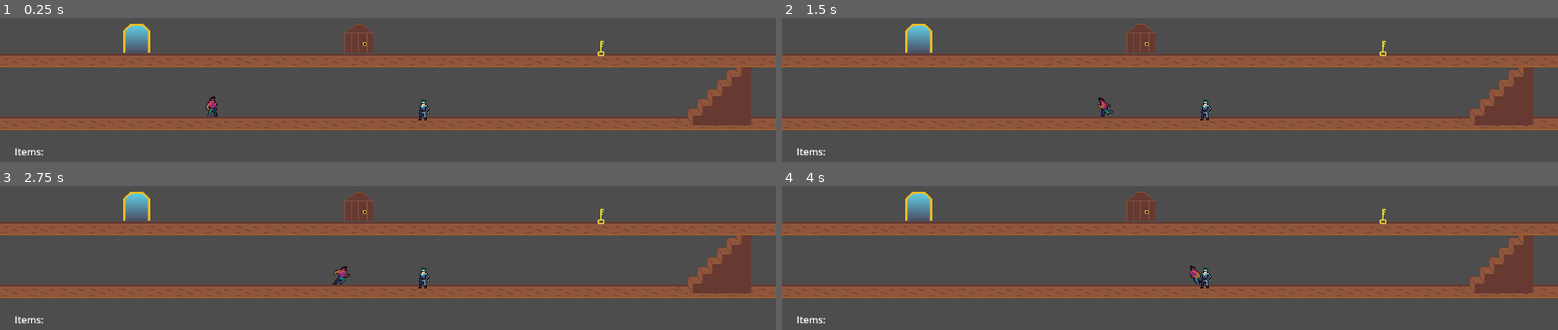
Above: before the commit, frames 1-4 (two rows, left to right).
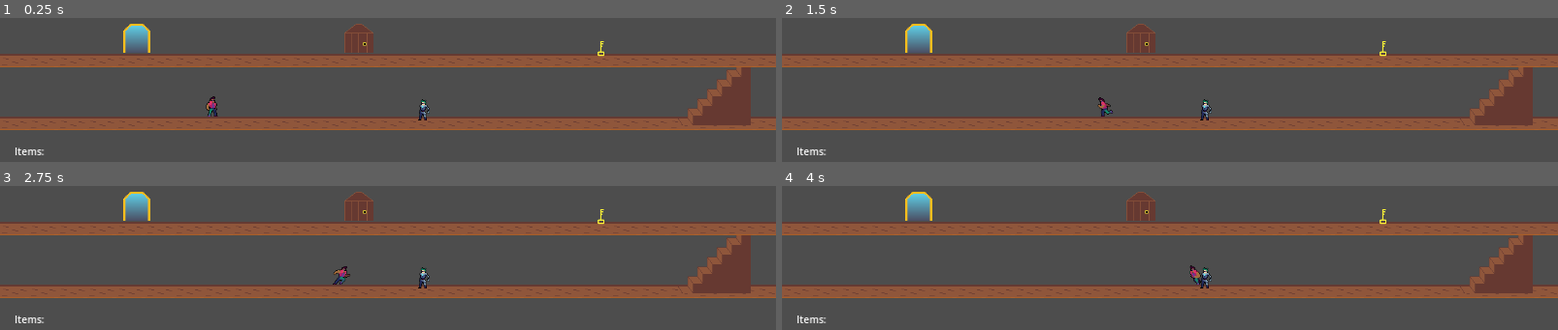
Above: after the commit, the same moments.

Repository: ko2fan/parallel-dimensions
Game: Godot game, scene res://Scenes/game.tscn
Same seed, same stepped clock (60 frames per second), same inputs: the game is played once before the commit and once after it.
Inputs:
- Up to frame 1 (0.25 s): no input
- Up to frame 2 (1.5 s): tap Enter at 0.5 s; hold D (move_right) 0.53-1.28 s; tap E (pickup) at 0.6, 1.35 s; tap Space at 1.25 s; hold Left (move_left) from 1.28 s (still down)
- Up to frame 3 (2.75 s): tap Enter at 2 s; release Left (move_left) at 2.03 s; hold D (move_right) from 2.03 s (still down); tap E (pickup) at 2.1 s
- Up to frame 4 (4 s): tap E (pickup) at 2.85, 3.6 s; release D (move_right) at 3.53 s; hold Left (move_left) from 3.53 s (still down)

The runs differ from the first frame. In frame 1, 0.1% of the frame differs, in the area x 2-78%, y 15-96%; in frame 2, 0.1%; in frame 3, 0.1%; in frame 4, 0.1%.

Commit message:
Create new NPC in other dimension

Diff:
--- /dev/null
+++ b/Scenes/biker_npc.tscn
@@ -0,0 +1,22 @@
+[gd_scene load_steps=4 format=3 uid="uid://bnr5hi6ur682h"]
+
+[ext_resource type="Script" path="res://Scripts/biker_npc.gd" id="1_ij205"]
+[ext_resource type="Texture2D" uid="uid://jom300y3rhsq" path="res://Sprites/Free 3 Cyberpunk Sprites Pixel Art/2 Punk/Punk_idle.png" id="2_c2x4l"]
+
+[sub_resource type="RectangleShape2D" id="RectangleShape2D_elyal"]
+size = Vector2(33, 34)
+
+[node name="biker_npc" type="Area2D"]
+script = ExtResource("1_ij205")
+
+[node name="Sprite2D" type="Sprite2D" parent="."]
+z_index = 10
+texture = ExtResource("2_c2x4l")
+hframes = 4
+
+[node name="CollisionShape2D" type="CollisionShape2D" parent="."]
+position = Vector2(-11.5, 7)
+shape = SubResource("RectangleShape2D_elyal")
+
+[connection signal="body_entered" from="." to="." method="_on_body_entered"]
+[connection signal="body_exited" from="." to="." method="_on_body_exited"]
--- a/Scenes/world_two.tscn
+++ b/Scenes/world_two.tscn
@@ -1,10 +1,11 @@
-[gd_scene load_steps=6 format=3 uid="uid://yjbsm1bvqkud"]
+[gd_scene load_steps=7 format=3 uid="uid://yjbsm1bvqkud"]
 
 [ext_resource type="PackedScene" uid="uid://o7hsyw5pjj5x" path="res://Scenes/stairs.tscn" id="2_txktd"]
 [ext_resource type="PackedScene" uid="uid://crc7gcvvfg5pj" path="res://Scenes/floor.tscn" id="3_5raca"]
 [ext_resource type="PackedScene" uid="uid://cbqm2iqwow8fj" path="res://Scenes/symbol_item.tscn" id="4_rp27b"]
 [ext_resource type="PackedScene" uid="uid://ckx3klgxgiqsp" path="res://Scenes/door.tscn" id="5_qm61p"]
 [ext_resource type="PackedScene" uid="uid://crqll85sat63p" path="res://Scenes/portal.tscn" id="6_33ih1"]
+[ext_resource type="PackedScene" uid="uid://bnr5hi6ur682h" path="res://Scenes/biker_npc.tscn" id="6_rrgul"]
 
 [node name="WorldTwo" type="Node2D"]
 
@@ -349,3 +350,7 @@
 [node name="Stairs2" parent="." instance=ExtResource("2_txktd")]
 position = Vector2(72, 496)
 scale = Vector2(-1, 1)
+
+[node name="biker_npc" parent="." instance=ExtResource("6_rrgul")]
+position = Vector2(255, 410)
+scale = Vector2(-1, 1)
--- /dev/null
+++ b/Scripts/biker_npc.gd
@@ -0,0 +1,18 @@
+extends Area2D
+
+signal can_talk_to_npc
+signal cannot_talk_to_npc
+
+func _init():
+	add_to_group("NPCs")
+
+func _on_body_entered(body):
+	if body.name == "Player":
+		can_talk_to_npc.emit(get_node("."))
+
+func _on_body_exited(_body):
+	emit_signal("cannot_talk_to_npc")
+
+
+func start_conversation():
+	get_tree().root.get_child(0).npc_conversation("Hello Player, You don't seem from around here, you must have come through the portal.")
--- a/Scripts/cyborg_npc.gd
+++ b/Scripts/cyborg_npc.gd
@@ -15,4 +15,4 @@
 
 
 func start_conversation():
-	get_tree().root.get_child(0).npc_conversation("Hello Patrick, I am sorry to hear about the death of your friend. Did you know he was not from this world? Go check his room!")
+	get_tree().root.get_child(0).npc_conversation("Hello Player, I am sorry to hear about the death of your friend. Did you know he was not from this world? Go check his room!")
--- a/project.godot
+++ b/project.godot
@@ -19,6 +19,7 @@
 
 window/size/viewport_width=1280
 window/size/viewport_height=720
+window/stretch/mode="canvas_items"
 
 [dotnet]
 
Not shown, changed: .gitignore
Not shown, added: builds/parallel-dimensions-win64.exe
